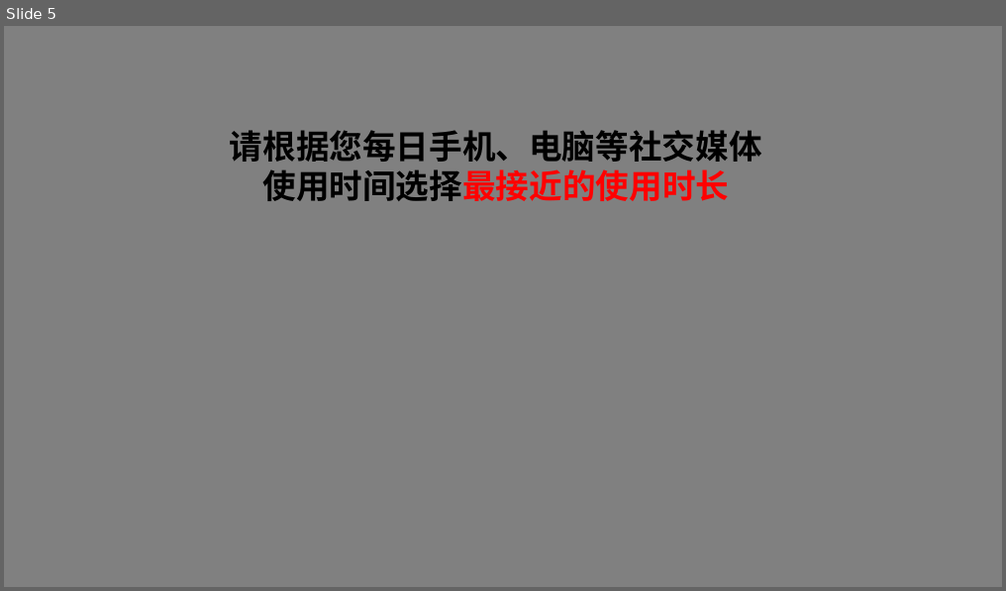
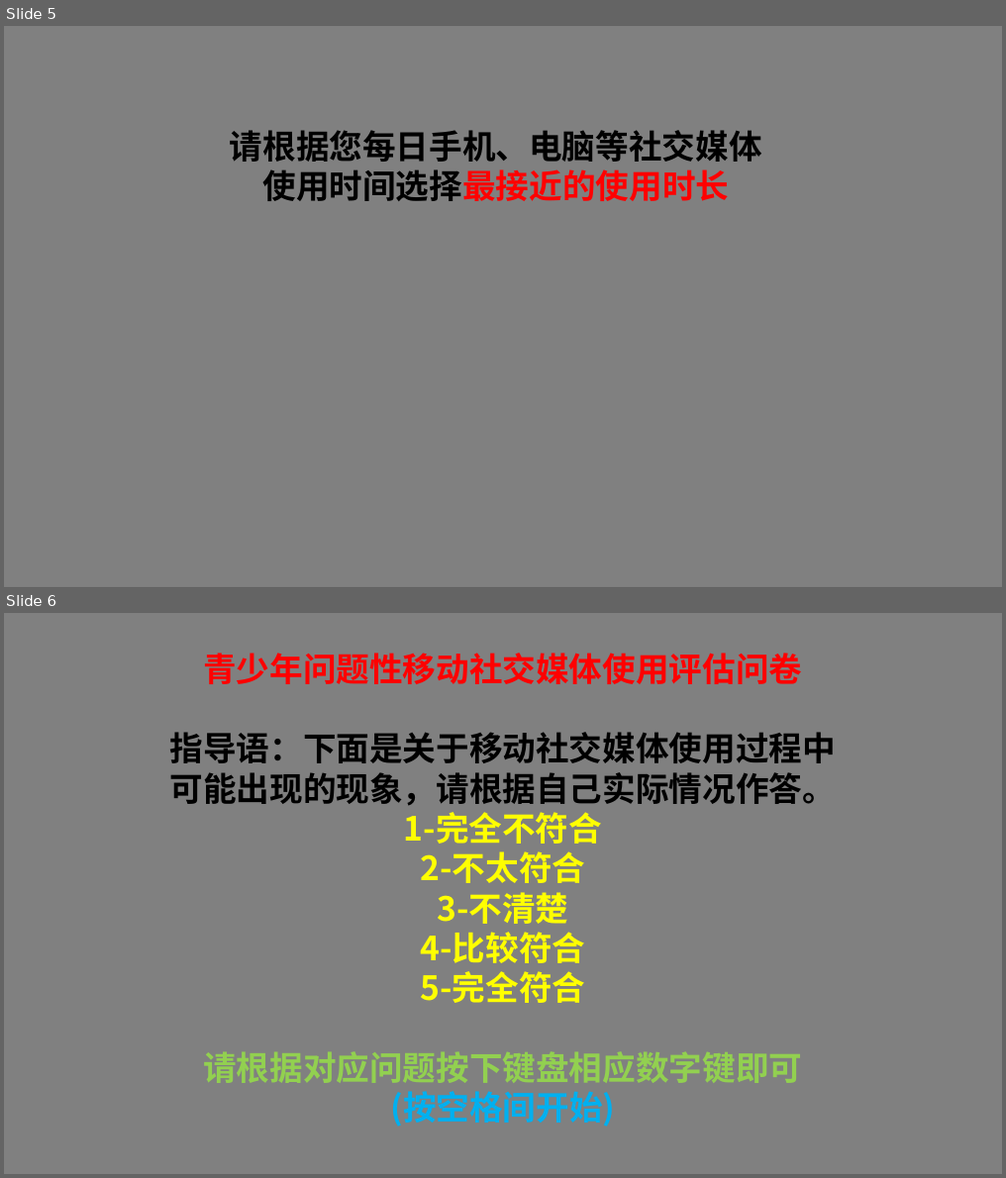
Before and after one commit to Brinks0211/-, a slide deck: document/introduction.pptx. Shown one above the other, each under a label of ours: slide 5 before the commit, slides 5 and 6 after it. The pictures are 1006x591 and 1006x1178 pixels, drawn with LibreOffice and Linux fonts; fonts in the diff are those of the drawing. Boxes give left, top, right and bottom in pixels: in the first picture for what was removed or moved away, otherwise in the second. Text is boxed around its words. In the diff, an @@ line names an element or a change of style, - is before the commit and + after.

```diff
--- a/document/introduction.pptx
+++ b/document/introduction.pptx
@@ slide 6 added at (4,613,1002,1174), background #808080 @@
@@ text added at (170,653,836,1127), 32 pt, text #000000, bold @@
+青少年问题性移动社交媒体使用评估问卷
+指导语：下面是关于移动社交媒体使用过程中
+可能出现的现象，请根据自己实际情况作答。
+1-完全不符合
+2-不太符合
+3-不清楚
+4-比较符合
+5-完全符合
+请根据对应问题按下键盘相应数字键即可
+(按空格间开始)
```
Also in this commit, not shown: 1 slide changed, 15 other slides added, 7 other files.
